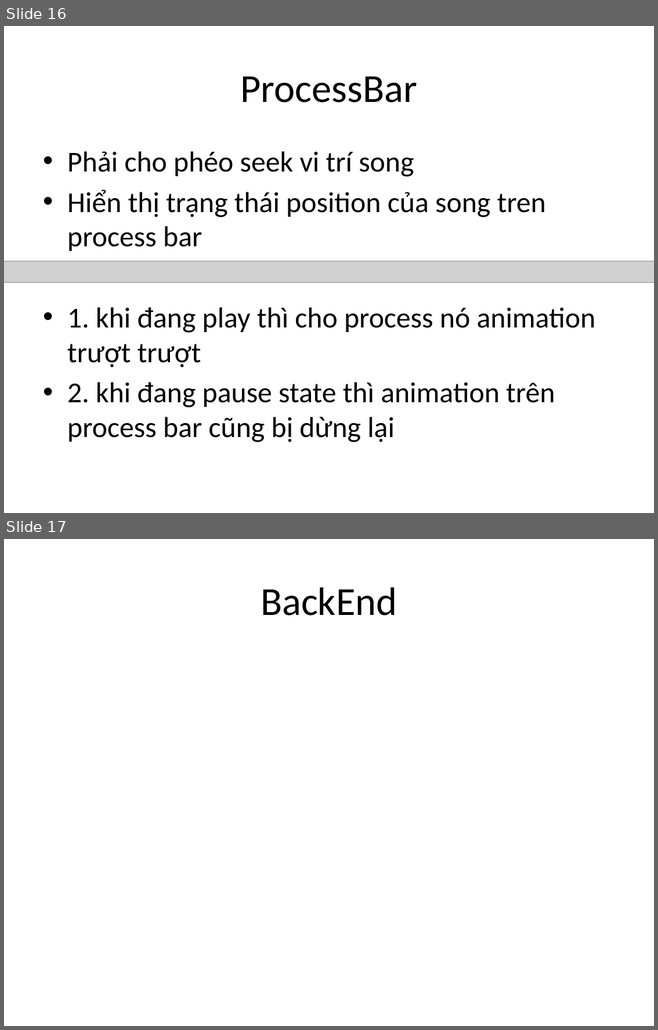
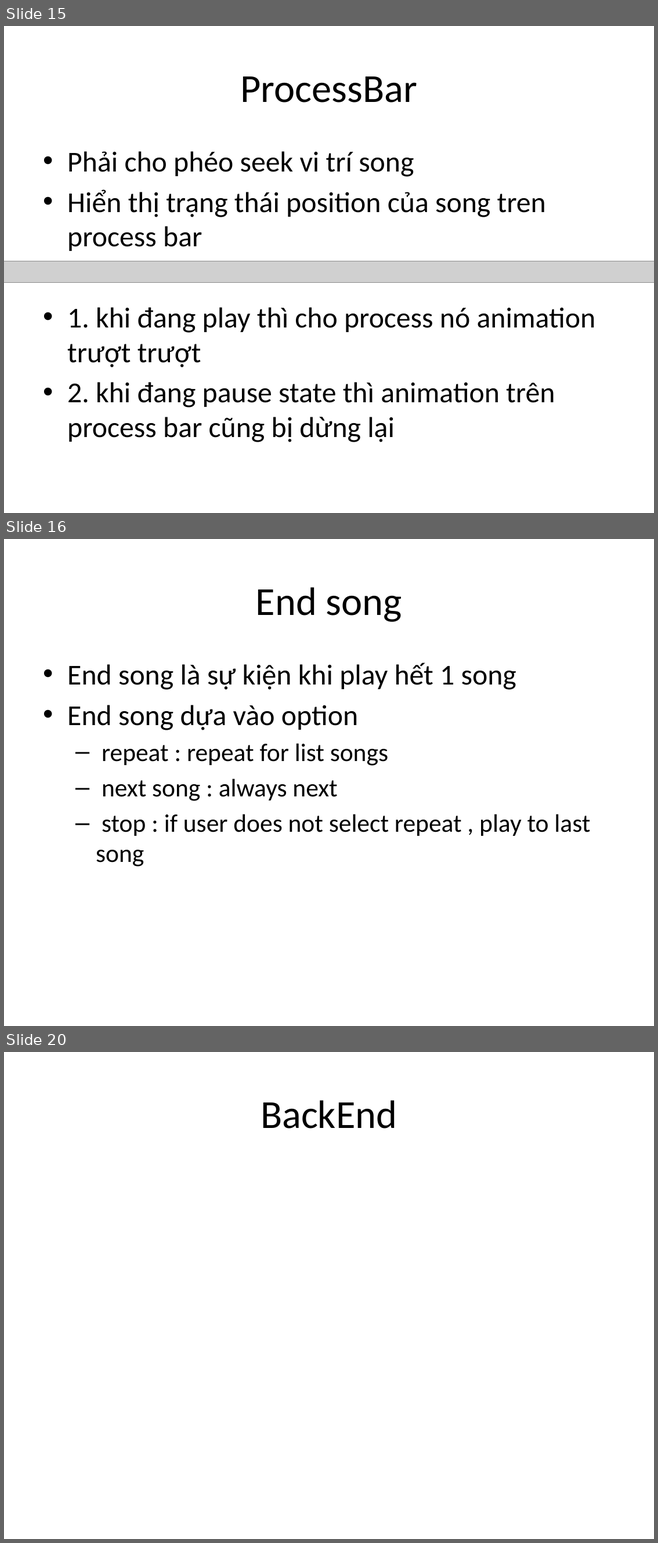
Before and after one commit to google-code-export/dau-gia-truc-tuyen-dhnl2, a slide deck: source/musicpage/Documents/Music page.pptx. Shown one above the other, each under a label of ours: slides 16 and 17 before the commit, slides 15, 16 and 20 after it; the slides between them are not shown. The pictures are 658x1030 and 658x1543 pixels, drawn with LibreOffice and Linux fonts; fonts in the diff are those of the drawing; grey boxes stand for pictures. Boxes give left, top, right and bottom in pixels: in the first picture for what was removed or moved away, otherwise in the second. Text is boxed around its words. In the diff, an @@ line names an element or a change of style, - is before the commit and + after.

```diff
--- a/source/musicpage/Documents/Music page.pptx
+++ b/source/musicpage/Documents/Music page.pptx
@@ slide 16 added at box(4, 539, 654, 1026), background #FFFFFF @@
@@ title added at box(256, 587, 402, 622), 44 pt, text #000000 @@
+End song
@@ text added at box(67, 663, 590, 867), 28 pt, text #000000 @@
+• End song là sự kiện khi play hết 1 song
+• End song dựa vào option
+  – repeat : repeat for list songs
+  – next song : always next
+  – stop : if user does not select repeat , play to last song
@@ what was slide 16 is now slide 15 @@
@@ what was slide 17 is now slide 20 @@
```
Also in this commit, not shown: 1 slide changed, 2 other slides added, 11 other files.
